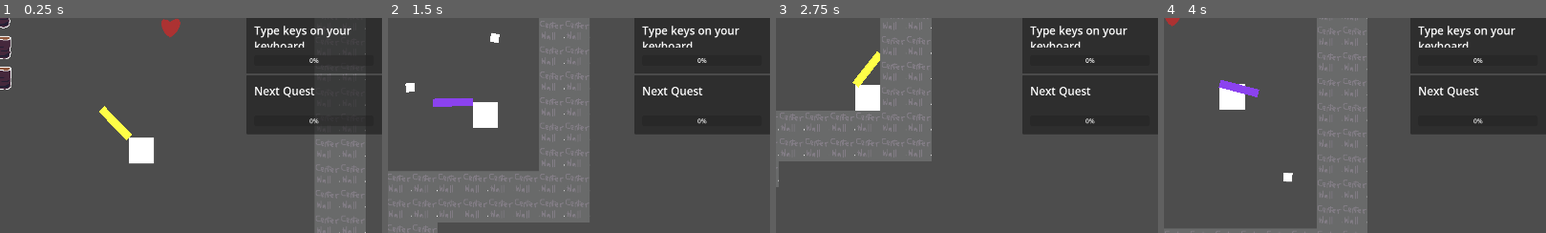
Above: before the commit, frames 1-4 (left to right).
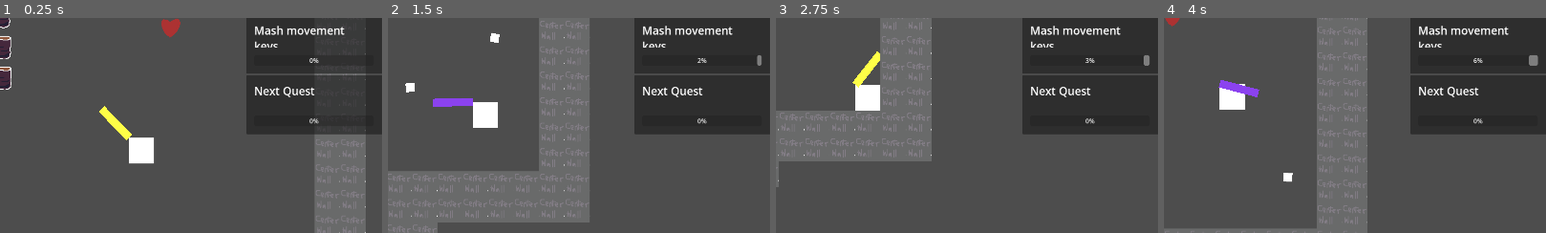
Above: after the commit, the same moments.

Repository: precup/LD51
Game: Godot game, scene res://root.tscn
Two runs of this game, one before a commit and one after it. Both use one fixed random seed, a clock stepped at 60 frames per second and the inputs below.
Inputs (mouse positions are % of the whole screen's width and height, from its top left):
- Up to frame 1 (0.25 s): no input
- Up to frame 2 (1.5 s): tap Enter at 0.5 s; move the mouse to (72, 45) at 0.52 s; hold D (right) 0.53-1.28 s; tap Mouse wheel up (change_gun) at 0.6 s; click (72, 45) at 0.67 s; move the mouse to (30, 55) at 1.27 s; hold S (down) from 1.28 s (still down); click (30, 55) at 1.35 s
- Up to frame 3 (2.75 s): move the mouse to (60, 28) at 2.02 s; release S (down) at 2.03 s; hold D (right) from 2.03 s (still down); tap Mouse wheel up (change_gun) at 2.1 s
- Up to frame 4 (4 s): move the mouse to (45, 70) at 2.77 s; release D (right) at 2.78 s; hold W (up) 2.78-3.53 s; click (45, 70) at 2.85 s; move the mouse to (80, 65) at 3.52 s; hold A (left) from 3.53 s (still down); tap Mouse wheel up (change_gun) at 3.6 s
The pictures show only the part of the screen within x 40-90%, y 34-84%; the shares and areas given below are measured in that part.

The runs differ from the first frame. In frame 1, 0.7% of the frame differs, in the area x 66-92%, y 3-14%; in frame 2, 0.8%; in frame 3, 0.8%; in frame 4, 0.9%, in the area x 66-98%, y 3-23%.

Commit message:
wip

Diff:
--- a/misc_stat_tracking.gd
+++ b/misc_stat_tracking.gd
@@ -1,6 +1,6 @@
 extends Node
 
-@onready var quest_manager = $"/root/quest_manager"
+@onready var quest_manager = $"/root/root/quest_manager"
 
 # Called when the node enters the scene tree for the first time.
 func _ready():
@@ -29,13 +29,10 @@
 var konami_counter = 0
 var imanok_counter = 0
 
-  STAT_CONTINUOUSLY_FIRE,
-  STAT_CONTINUOUSLY_TOUCH_WALL,
-
 # No clue if this works
 func _input(event :InputEvent):
-  if event.is_pressed():
-    quest_manager.quest_count_progress(QuestGlobals.StatTrack.STAT_KEY_PRESSED)
+  if Input.is_action_just_pressed("left") || Input.is_action_just_pressed("right") || Input.is_action_just_pressed("up") || Input.is_action_just_pressed("down"):
+      quest_manager.quest_count_progress(QuestGlobals.StatTrack.STAT_KEY_PRESSED)
 
   if event.is_action_pressed(KONAMI_CODE[konami_counter]):
     konami_counter+=1
--- a/misc_stat_tracking.tscn
+++ b/misc_stat_tracking.tscn
@@ -1,3 +1,6 @@
-[gd_scene format=3 uid="uid://dka7konmkpwvy"]
+[gd_scene load_steps=2 format=3 uid="uid://dka7konmkpwvy"]
+
+[ext_resource type="Script" path="res://misc_stat_tracking.gd" id="1_vt3jr"]
 
 [node name="misc_stat_tracking" type="Node2D"]
+script = ExtResource("1_vt3jr")
--- a/quest_globals.gd
+++ b/quest_globals.gd
@@ -65,7 +65,7 @@
   QuestData.new(StatTrack.STAT_LOSE_HEARTS, { Rarity.RARITY_COMMON: 2, Rarity.RARITY_RARE: 5, Rarity.RARITY_LEGENDARY: 10}, "Lose hearts." ),
 #  QuestData.new(StatTrack.STAT_ADD_GUN_MODULE, { Rarity.RARITY_COMMON: 1, Rarity.RARITY_RARE: 3, Rarity.RARITY_LEGENDARY: 5}, "Add a module to your gun." ),
   QuestData.new(StatTrack.STAT_KONAMI_CODE, { Rarity.RARITY_RARE: 1}, "Type the Konami code." ),
-  QuestData.new(StatTrack.STAT_KEY_PRESSED, { Rarity.RARITY_COMMON: 20, Rarity.RARITY_RARE: 50, Rarity.RARITY_LEGENDARY: 100}, "Type keys on your keyboard." ),
+  QuestData.new(StatTrack.STAT_KEY_PRESSED, { Rarity.RARITY_COMMON: 30, Rarity.RARITY_RARE: 80, Rarity.RARITY_LEGENDARY: 160}, "Mash movement keys." ),
   QuestData.new(StatTrack.STAT_IMANOK_CODE, { Rarity.RARITY_LEGENDARY: 1}, "Type the imanoK code." ),
   QuestData.new(StatTrack.STAT_RELOAD, { Rarity.RARITY_COMMON: 2, Rarity.RARITY_RARE: 4, Rarity.RARITY_LEGENDARY: 10}, "Reload your gun." ),
   QuestData.new(StatTrack.STAT_PICKUP_ITEM, { Rarity.RARITY_COMMON: 1, Rarity.RARITY_RARE: 3, Rarity.RARITY_LEGENDARY: 8}, "Pick up items." ),
--- a/quest_manager.gd
+++ b/quest_manager.gd
@@ -116,7 +116,6 @@
   for quest_scn in active_quests:
     quest_scn.quest_reset_progress_count(stat_track_id)
 
-
 # For stats that involve duration
 func quest_start_timer(stat_track_id):
   stat_timers_active_status[stat_track_id] = true
